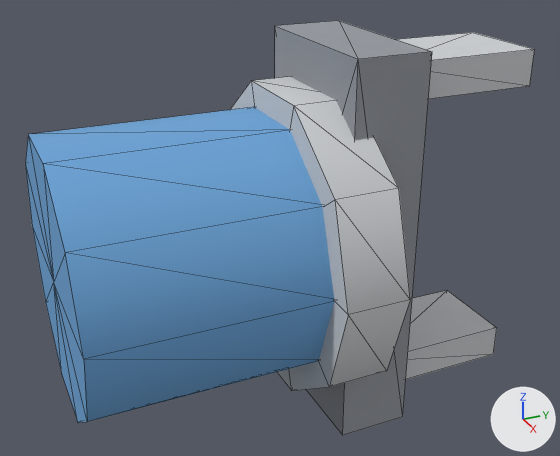
A saved change to the OBJ model src/amr_gazebo/models/amr_factory/meshes/arm_loader_tool.obj.
Camera for both pictures: a 50 mm lens placed at (0.265, -0.028, 0.137), pointed at (-0.004, 0.093, 0.003). The lights are fixed; the arrows at lower right show +X, +Y and +Z. The first picture is the older version. Mesh edges are drawn as thin lines. Where no turn or scale is listed for an object, it has been applied to the vertices.

In view in the first picture: 'machine_blue', 'machine_dark', 'steel_light'.
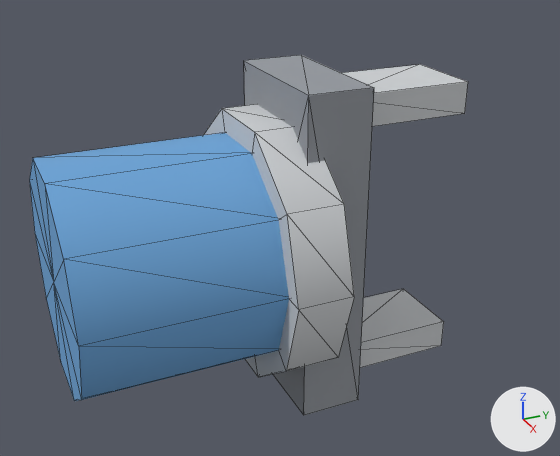
Boxes [x1, y1, x2, y2] around the edits, measured in the pictures (560 x 456 px; the box of a moved part takes in the faces that stretch with it):
'machine_blue', reshaped (16% narrower, 15% shorter): before [25, 107, 335, 423]; after [29, 132, 289, 401]
'steel_light', reshaped (13% narrower, 12% shorter): before [230, 32, 534, 391]; after [204, 64, 468, 378]
'machine_dark', moved, rescaled (17% narrower, 13% shorter): before [275, 21, 432, 435]; after [244, 55, 374, 415]
part 3 of me_steel_light, moved or reshaped: before [406, 290, 497, 379]; after [360, 289, 444, 368]
part 4 of me_steel_light, moved or reshaped: before [396, 32, 534, 99]; after [343, 64, 468, 126]
part 5 of me_steel_light, moved or reshaped: before [230, 77, 410, 391]; after [204, 104, 354, 378]

Diff of the bpy script that builds the scene:
```diff
--- a/src/amr_gazebo/models/amr_factory/meshes/arm_loader_tool.obj.py
+++ b/src/amr_gazebo/models/amr_factory/meshes/arm_loader_tool.obj.py
@@ me_machine_blue @@
 # used by ob_machine_blue; location = (0.0, 0.0, 0.0)
-me_machine_blue.from_pydata(...)  # 22 vertices, 40 faces; spans x -0.055..0.055, y 0.0..0.09, z -0.052..0.052
+me_machine_blue.from_pydata(...)  # 22 vertices, 40 faces; spans x -0.047..0.047, y 0.0..0.076, z -0.044..0.044
+# me_machine_blue part 1: 21 of 22 vertices moved; they spanned x -0.055..0.055, y 0.0..0.09, z -0.052..0.052 and now span x -0.047..0.047, y 0.0..0.076, z -0.044..0.044; mean shift (0.0, -0.0073, 0.0); largest move (0.017, 0.09, 0.052) -> (0.014, 0.076, 0.044)
 me_machine_blue.materials.append(mat_machine_blue)
@@ me_machine_dark @@
 # used by ob_machine_dark; location = (0.0, 0.0, 0.0)
-me_machine_dark.from_pydata(...)  # 8 vertices, 12 faces; spans x -0.035..0.035, y 0.105..0.135, z -0.08..0.08
+me_machine_dark.from_pydata(...)  # 8 vertices, 12 faces; spans x -0.03..0.03, y 0.089..0.115, z -0.068..0.068
+# me_machine_dark part 2: the whole mesh is scaled about its middle by (0.857, 0.867, 0.85), then moved by (0.0, -0.018, 0.0)
 me_machine_dark.materials.append(mat_machine_dark)
@@ me_steel_light @@
 # used by ob_steel_light; location = (0.0, 0.0, 0.0)
-me_steel_light.from_pydata(...)  # 38 vertices, 64 faces; spans x -0.065..0.065, y 0.088..0.195, z -0.073..0.073
+me_steel_light.from_pydata(...)  # 38 vertices, 64 faces; spans x -0.055..0.055, y 0.074..0.166, z -0.062..0.062
+# me_steel_light part 3: the loose piece of 8 vertices spanning x -0.02..0.02, y 0.125..0.195, z -0.073..-0.058 is scaled about its middle by (0.85, 0.857, 0.867), then moved by (0.0, -0.024, 0.01)
+# me_steel_light part 4: the loose piece of 8 vertices spanning x -0.02..0.02, y 0.125..0.195, z 0.058..0.073 is scaled about its middle by (0.85, 0.857, 0.867), then moved by (0.0, -0.024, -0.01)
+# me_steel_light part 5: 22 of 38 vertices moved; they spanned x -0.065..0.065, y 0.088..0.113, z -0.062..0.062 and now span x -0.055..0.055, y 0.074..0.096, z -0.053..0.053; mean shift (0.0, -0.0155, 0.0); largest move (0.065, 0.113, 0.0) -> (0.055, 0.096, 0.0)
 me_steel_light.materials.append(mat_steel_light)
```
